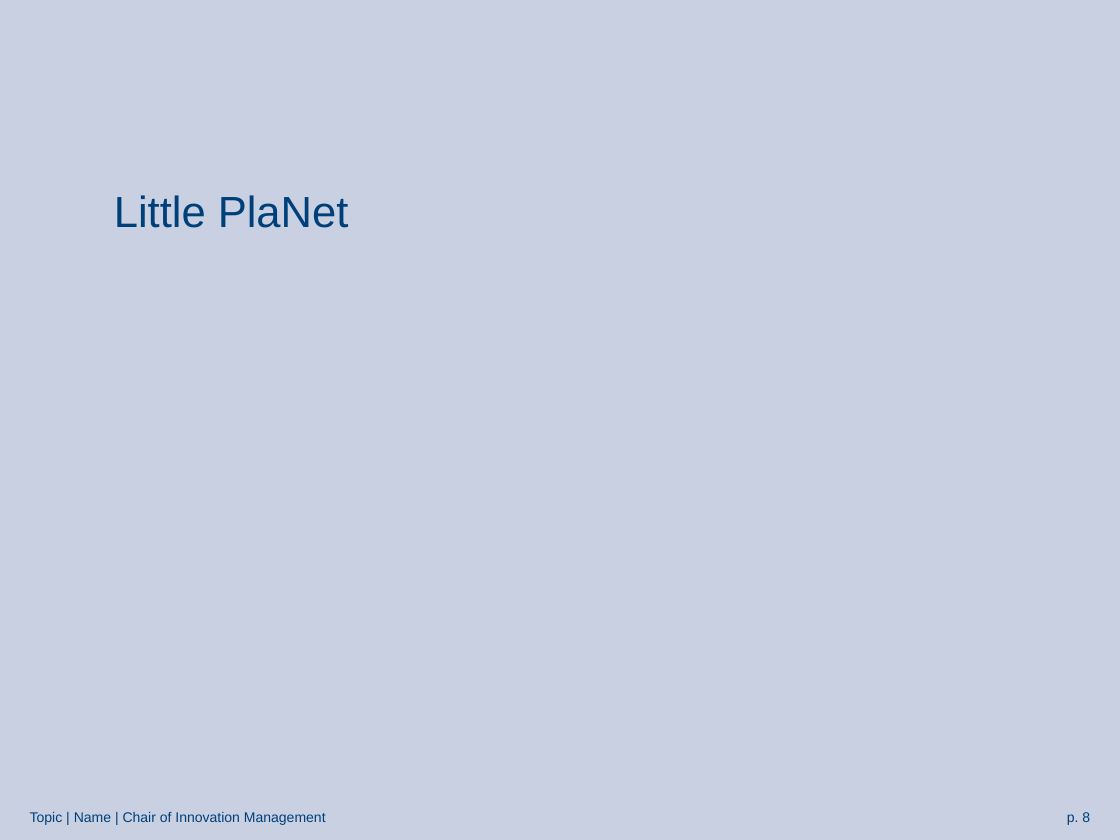
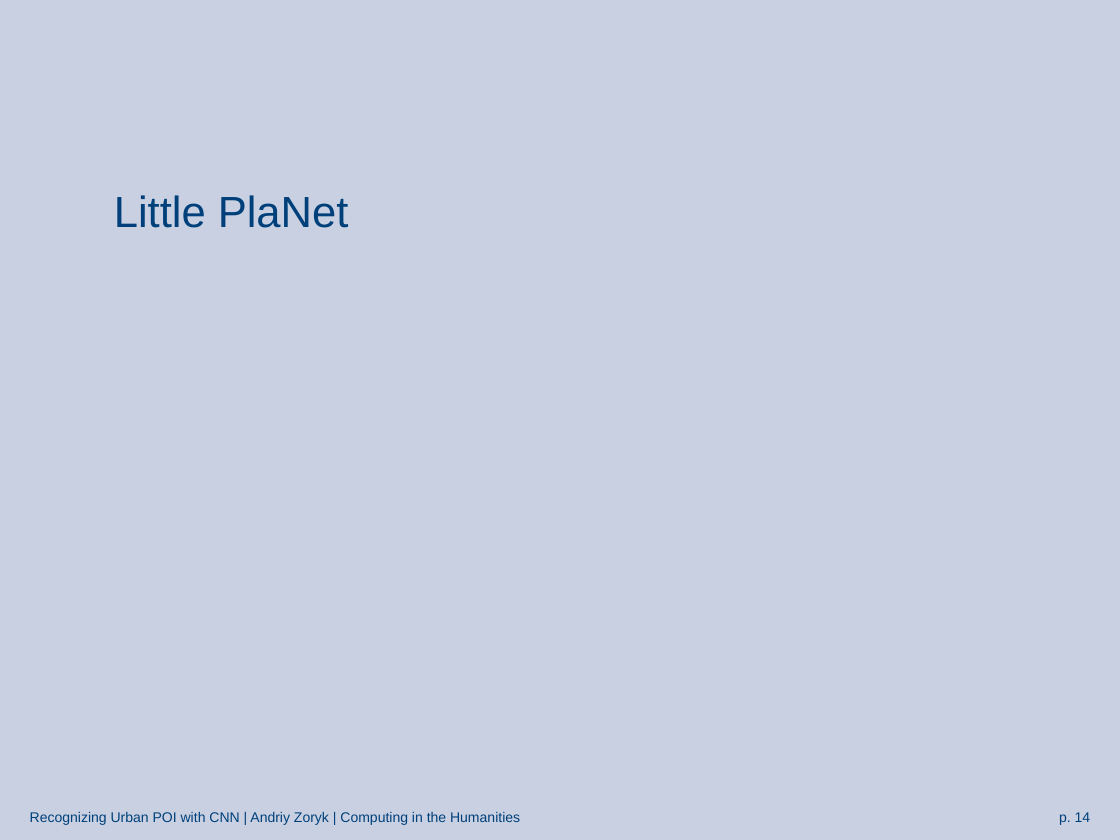
Before and after one commit to azoryk/Master-thesis, a slide deck: slide 14 of 1.Presentation_Master.pptx (slide 8 before the commit). Drawn at 1120x840 pixels with LibreOffice and Linux fonts; fonts in the diff are those of the drawing; background and template pictures are left out. Boxes give left, top, right and bottom in pixels: in the first picture for what was removed or moved away, otherwise in the second. Text is boxed around its words. In the diff, an @@ line names an element or a change of style, - is before the commit and + after.

```diff
--- a/1.Presentation_Master.pptx
+++ b/1.Presentation_Master.pptx
@@ text at <box>30,812,520,825</box>: text changed @@
-Topic | Name | Chair of Innovation Management
+Recognizing Urban POI with CNN | Andriy Zoryk | Computing in the Humanities
@@ page number at <box>1059,812,1091,825</box>: text changed @@
-p. 8
+p. 14
```
Also in this commit, not shown: 7 other slides changed, 10 slides added, 2 slides removed.
